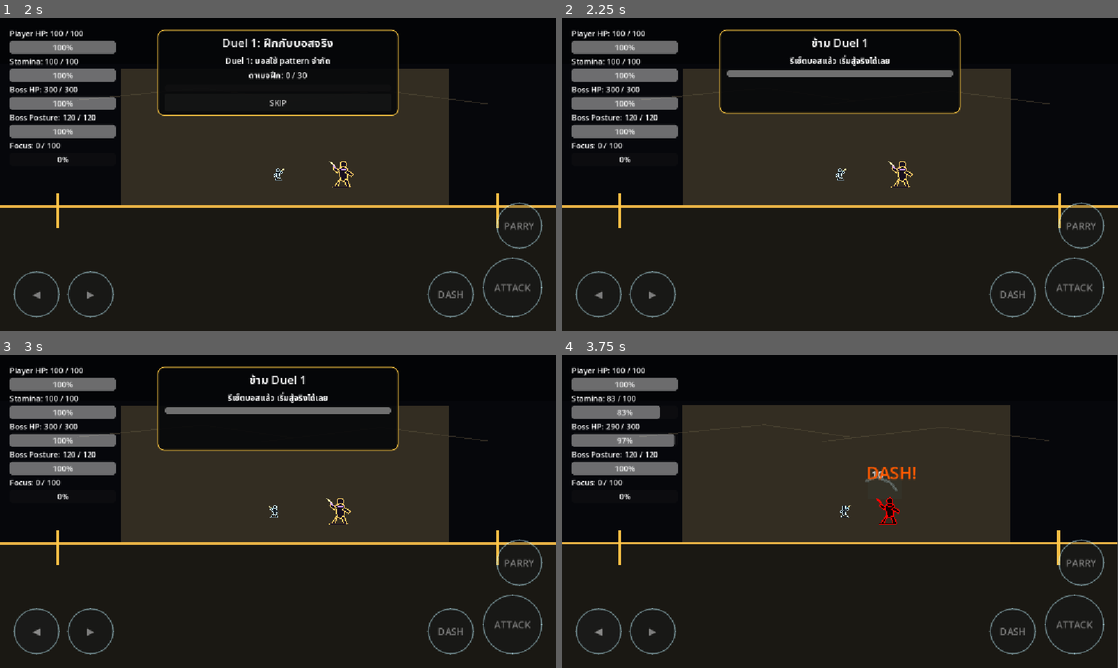
Above: before the commit, frames 1-4 (two rows, left to right).
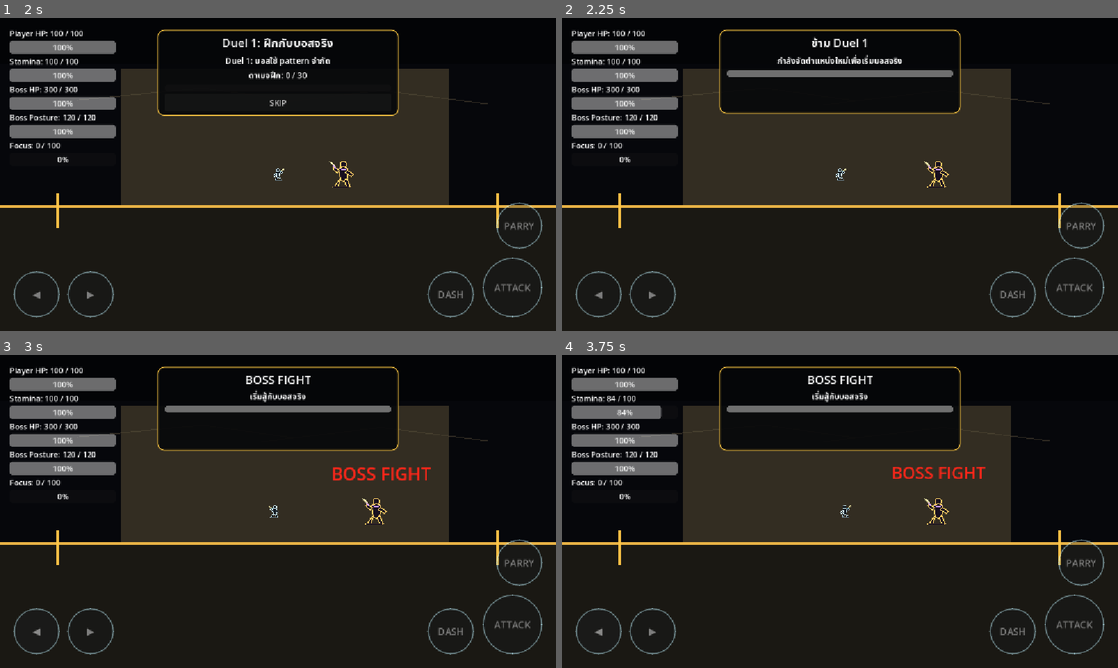
Above: after the commit, the same moments.

Repository: shanwinder/lastblade
Game: Godot game, scene res://scenes/main/BossBrokenMaster.tscn
The game is run twice, just before and just after one commit, with the same random seed, the same clock (stepped at 60 frames per second) and the same inputs.
Inputs:
- Up to frame 1 (2 s): click "START" at 0.5 s; click "SKIP" at 1.25 s
- Up to frame 2 (2.25 s): click "SKIP" at 2 s
- Up to frame 3 (3 s): click "◀" at 2.75 s
- Up to frame 4 (3.75 s): tap Enter at 3.5 s; hold Right (ui_right) from 3.53 s (still down); tap A (attack) at 3.6 s

Frame 1 is identical in both runs. In frame 2, 0.7% of the frame differs, in the area x 38-70%, y 11-55%; in frame 3, 1.7%; in frame 4, 8.4%, in the area x 0-100%, y 0-100%.

Commit message:
feat: reset positions and signal real boss fight after duel 1

Diff:
--- a/last-blade-trial/duel_1_dummy_manager.gd
+++ b/last-blade-trial/duel_1_dummy_manager.gd
@@ -6,7 +6,7 @@
 # พฤติกรรมจริงตอนนี้คือ Duel 1 Guided Training กับ BossBrokenMaster ตัวจริง
 # ระหว่าง Duel 1 บอสจะสู้แบบจำกัด pattern
 # เมื่อบอสกำลัง wind-up จะหยุดก่อน hitbox เปิด แล้วกล่องจะบอกให้ผู้เล่นกด Parry หรือ Dash
-# เมื่อฝึกครบแล้วจึงรีเซ็ตและปล่อยบอสสู้จริงเต็มรูปแบบ
+# เมื่อฝึกครบแล้วจะจัดตำแหน่งใหม่เหมือนเริ่มซีนบอสจริง แล้วค่อยปล่อยบอสเต็มรูปแบบ
 # =========================
 
 @export var player_path: NodePath = NodePath("../Player")
@@ -55,8 +55,26 @@
 # ถ้า true เมื่อ Parry ถูกใน Duel 1 จะเรียก on_successful_parry() เพื่อให้ได้ feedback/focus เดิม
 @export var reward_parry_success_during_duel_1: bool = true
 
-# เวลาค้างข้อความหลังผ่านหรือ skip ก่อนปล่อยบอสจริง
-@export var training_clear_message_time: float = 1.20
+# เวลาค้างข้อความหลังผ่านหรือ skip ก่อนจัดตำแหน่งเข้าบอสจริง
+@export var training_clear_message_time: float = 0.85
+
+# ถ้า true หลัง Duel 1 จะย้าย Player/Boss กลับจุดเริ่มต้นของไฟต์จริง
+@export var reset_positions_after_duel_1: bool = true
+
+# ตำแหน่งเริ่มต้น Player ตอนเข้าไฟต์บอสจริง อ้างอิงตำแหน่งเดิมใน main scene
+@export var player_real_fight_start_position: Vector2 = Vector2(576.0, 324.0)
+
+# ตำแหน่งเริ่มต้น Boss ตอนเข้าไฟต์บอสจริง อ้างอิงตำแหน่งเดิมใน main scene
+@export var boss_real_fight_start_position: Vector2 = Vector2(780.0, 324.0)
+
+# เวลาค้างสัญญาณก่อนปล่อยบอสจริง
+@export var real_boss_start_signal_time: float = 1.35
+
+# ข้อความหัวข้อก่อนเริ่มบอสจริง
+@export var real_boss_start_title: String = "BOSS FIGHT"
+
+# ข้อความรายละเอียดก่อนเริ่มบอสจริง
+@export var real_boss_start_body: String = "เริ่มสู้กับบอสจริง"
 
 # ขนาดตัวอักษรหัวข้อ
 @export var title_font_size: int = 24
@@ -619,18 +637,25 @@
 	if reset_boss_after_training:
 		reset_boss_for_real_fight()
 
+	if reset_positions_after_duel_1:
+		reset_actor_positions_for_real_fight()
+
 	root_control.visible = true
 	if was_skipped:
 		title_label.text = "ข้าม Duel 1"
-		body_label.text = "รีเซ็ตบอสแล้ว เริ่มสู้จริงได้เลย"
+		body_label.text = "กำลังจัดตำแหน่งใหม่เพื่อเริ่มบอสจริง"
 	else:
 		title_label.text = "ผ่าน Duel 1"
-		body_label.text = "รีเซ็ตบอสแล้ว ต่อไปคือบอสจริงเต็มรูปแบบ"
+		body_label.text = "กำลังจัดตำแหน่งใหม่เพื่อเริ่มบอสจริง"
 
 	set_progress_percent(1.0)
 	print("Duel 1 guided boss training completed. Skipped =", was_skipped)
 
 	await get_tree().create_timer(training_clear_message_time).timeout
+
+	if is_training_boss_completed:
+		show_real_boss_start_signal()
+		await get_tree().create_timer(real_boss_start_signal_time).timeout
 
 	root_control.visible = false
 	show_boss_if_needed()
@@ -640,6 +665,32 @@
 		set_boss_hold(false)
 	else:
 		enable_duel_intro_if_available()
+
+
+func reset_actor_positions_for_real_fight() -> void:
+	# จัดตำแหน่งเหมือนเริ่มซีนบอสจริงใหม่ หลังจากผ่าน Duel 1
+	if is_instance_valid(player) and player is Node2D:
+		var player_node := player as Node2D
+		player_node.global_position = player_real_fight_start_position
+		player.set("velocity", Vector2.ZERO)
+
+	if is_instance_valid(boss) and boss is Node2D:
+		var boss_node := boss as Node2D
+		boss_node.global_position = boss_real_fight_start_position
+		boss.set("velocity", Vector2.ZERO)
+		boss.set("knockback_velocity", Vector2.ZERO)
+
+
+func show_real_boss_start_signal() -> void:
+	# สัญญาณบอกผู้เล่นว่าหมดช่วงฝึกแล้ว และกำลังเข้าบอสจริง
+	root_control.visible = true
+	title_label.text = real_boss_start_title
+	body_label.text = real_boss_start_body
+	set_progress_percent(1.0)
+	set_skip_button_visible(false)
+
+	if is_instance_valid(boss):
+		show_boss_cue("BOSS FIGHT", Color(1.0, 0.15, 0.10, 1.0))
 
 
 func reset_boss_for_real_fight() -> void:
